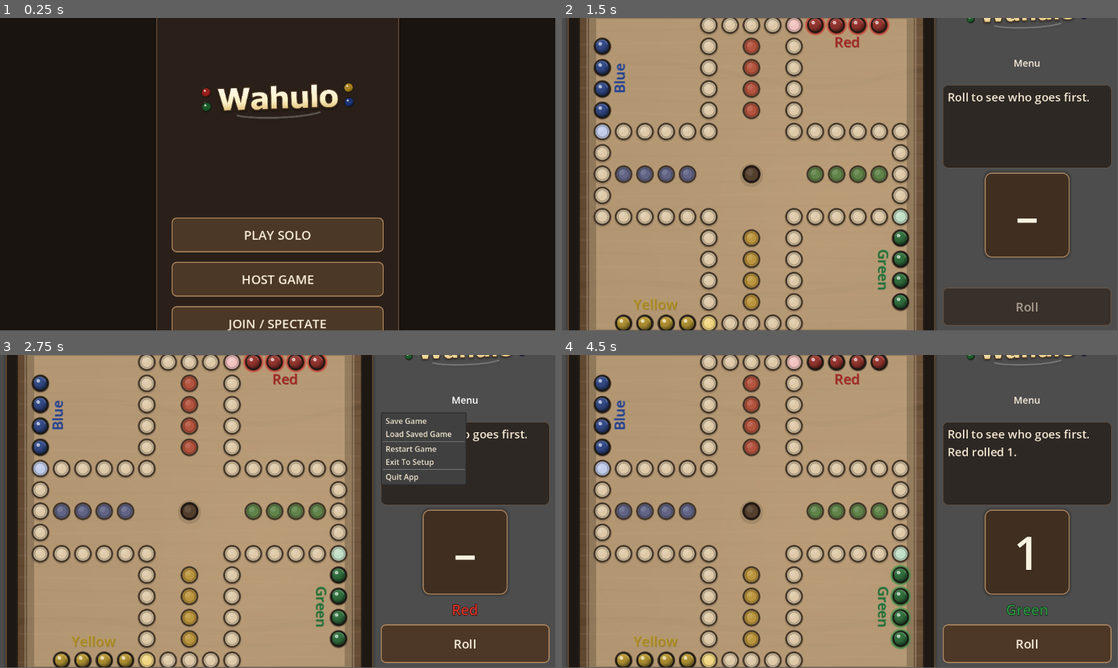
Above: before the commit, frames 1-4 (two rows, left to right).
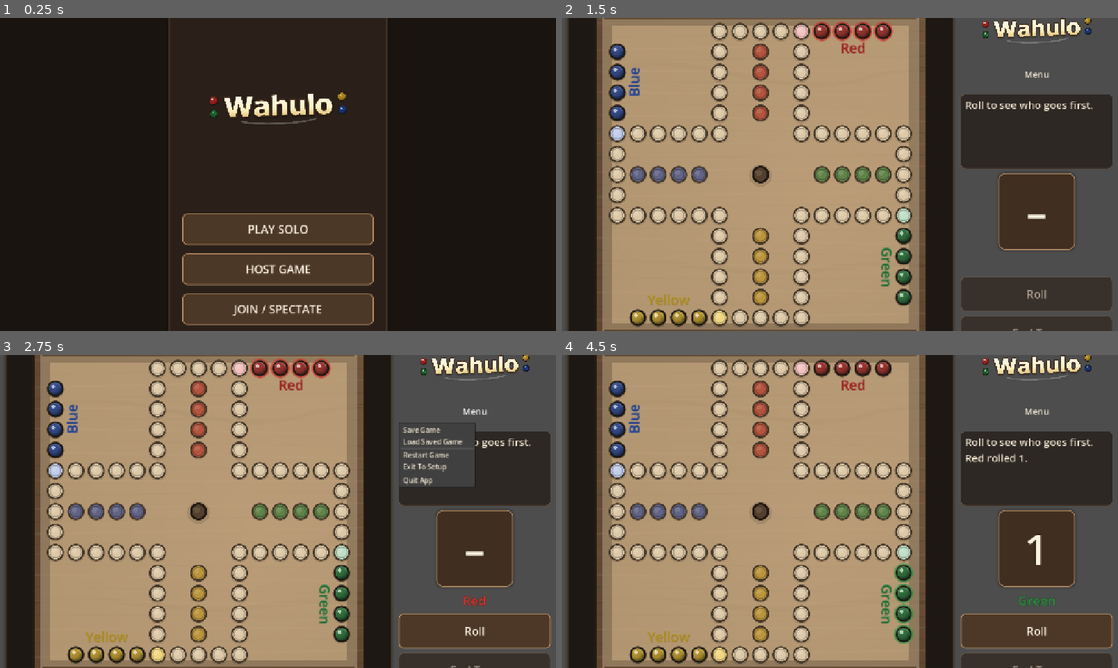
Above: after the commit, the same moments.

Repository: ItsTheMcCoy/wahoo-app
Game: Godot game, scene res://scenes/HomeScreen.tscn
The game is run twice, just before and just after one commit, with the same random seed, the same clock (stepped at 60 frames per second) and the same inputs.
Inputs (mouse positions are in pixels of both pictures, inside the frame that each line leads up to):
- Up to frame 1 (0.25 s): no input
- Up to frame 2 (1.5 s): click "PLAY SOLO" at 0.5 s; click "Start Game" at 1.25 s
- Up to frame 3 (2.75 s): click "Menu" at 2 s
- Up to frame 4 (4.5 s): click "Roll" at 2.75 s; move the mouse to (751, 511) at 3.52 s; click (751, 511) at 3.67 s; tap Enter at 4.25 s; move the mouse to (728, 527) at 4.27 s; click (728, 527) at 4.42 s
In our replay, the window is 799x449 before the commit and 800x450 after it. These sizes can differ from the game's own. Grey fills any space a smaller window leaves; there, only what the larger window draws over its background counts as a difference.

The runs differ from the first frame. In frame 1, 9.8% of the frame differs, in the area x 28-72%, y 0-100%; in frame 2, 34%; in frame 3, 35%; in frame 4, 35%, in the area x 1-99%, y 0-100%.

Commit message:
Improve mobile web UX and re-export HTML build

Diff:
--- a/godot/project.godot
+++ b/godot/project.godot
@@ -25,6 +25,13 @@
 
 Network="*res://scripts/network.gd"
 
+[display]
+
+window/size/viewport_width=1280
+window/size/viewport_height=720
+window/stretch/mode="canvas_items"
+window/stretch/aspect="expand"
+
 [rendering]
 
 renderer/rendering_method="mobile"
--- a/godot/scenes/HomeScreen.tscn
+++ b/godot/scenes/HomeScreen.tscn
@@ -113,9 +113,10 @@
 text = ""
 theme_override_colors/font_color = Color(0.90, 0.30, 0.25, 1.0)
 
-[node name="HostButtons" type="HBoxContainer" parent="HostPromptLayer/Center/HostPanel/HostContent"]
+[node name="HostButtons" type="BoxContainer" parent="HostPromptLayer/Center/HostPanel/HostContent"]
 layout_mode = 2
 theme_override_constants/separation = 12
+vertical = false
 
 [node name="HostCancelBtn" type="Button" parent="HostPromptLayer/Center/HostPanel/HostContent/HostButtons"]
 layout_mode = 2
@@ -193,9 +194,10 @@
 text = ""
 theme_override_colors/font_color = Color(0.90, 0.30, 0.25, 1.0)
 
-[node name="JoinButtons" type="HBoxContainer" parent="JoinPromptLayer/Center/JoinPanel/JoinContent"]
+[node name="JoinButtons" type="BoxContainer" parent="JoinPromptLayer/Center/JoinPanel/JoinContent"]
 layout_mode = 2
 theme_override_constants/separation = 12
+vertical = false
 
 [node name="JoinCancelBtn" type="Button" parent="JoinPromptLayer/Center/JoinPanel/JoinContent/JoinButtons"]
 layout_mode = 2
--- a/godot/scenes/Lobby.tscn
+++ b/godot/scenes/Lobby.tscn
@@ -61,10 +61,11 @@
 theme_override_font_sizes/font_size = 24
 theme_override_colors/font_color = Color(0.98, 0.92, 0.72, 1.0)
 
-[node name="HostCodeButtons" type="HBoxContainer" parent="ScrollContainer/Center/LobbyPanel/Content"]
+[node name="HostCodeButtons" type="BoxContainer" parent="ScrollContainer/Center/LobbyPanel/Content"]
 layout_mode = 2
 visible = false
 theme_override_constants/separation = 8
+vertical = false
 
 [node name="CopyCodeBtn" type="Button" parent="ScrollContainer/Center/LobbyPanel/Content/HostCodeButtons"]
 layout_mode = 2
@@ -147,9 +148,10 @@
 custom_minimum_size = Vector2(60, 48)
 text = "→"
 
-[node name="ActionRow" type="HBoxContainer" parent="ScrollContainer/Center/LobbyPanel/Content"]
+[node name="ActionRow" type="BoxContainer" parent="ScrollContainer/Center/LobbyPanel/Content"]
 layout_mode = 2
 theme_override_constants/separation = 12
+vertical = false
 
 [node name="LeaveBtn" type="Button" parent="ScrollContainer/Center/LobbyPanel/Content/ActionRow"]
 layout_mode = 2
--- a/godot/scenes/Main.tscn
+++ b/godot/scenes/Main.tscn
@@ -13,7 +13,7 @@
 grow_vertical = 2
 script = ExtResource("1_ukqg8")
 
-[node name="Root" type="HBoxContainer" parent="."]
+[node name="Root" type="BoxContainer" parent="."]
 layout_mode = 1
 anchors_preset = 15
 anchor_right = 1.0
@@ -24,6 +24,7 @@
 offset_bottom = -12.0
 grow_horizontal = 2
 grow_vertical = 2
+vertical = false
 theme_override_constants/separation = 16
 
 [node name="BoardFrame" type="PanelContainer" parent="Root"]
--- a/godot/scripts/home_screen.gd
+++ b/godot/scripts/home_screen.gd
@@ -4,6 +4,7 @@
 
 # Main buttons
 @onready var _brand_title: TextureRect  = $MainCenter/HomePanel/Content/BrandTitle
+@onready var _home_content: VBoxContainer = $MainCenter/HomePanel/Content
 @onready var _play_solo_btn: Button     = $MainCenter/HomePanel/Content/PlaySoloButton
 @onready var _host_game_btn: Button     = $MainCenter/HomePanel/Content/HostGameButton
 @onready var _join_btn: Button          = $MainCenter/HomePanel/Content/JoinButton
@@ -14,6 +15,8 @@
 @onready var _host_error: Label         = $HostPromptLayer/Center/HostPanel/HostContent/HostErrorLabel
 @onready var _host_cancel_btn: Button   = $HostPromptLayer/Center/HostPanel/HostContent/HostButtons/HostCancelBtn
 @onready var _host_create_btn: Button   = $HostPromptLayer/Center/HostPanel/HostContent/HostButtons/HostCreateBtn
+@onready var _host_buttons: BoxContainer = $HostPromptLayer/Center/HostPanel/HostContent/HostButtons
+@onready var _host_content: VBoxContainer = $HostPromptLayer/Center/HostPanel/HostContent
 
 # Join prompt
 @onready var _join_layer: Control           = $JoinPromptLayer
@@ -23,6 +26,10 @@
 @onready var _join_cancel_btn: Button       = $JoinPromptLayer/Center/JoinPanel/JoinContent/JoinButtons/JoinCancelBtn
 @onready var _join_player_btn: Button       = $JoinPromptLayer/Center/JoinPanel/JoinContent/JoinButtons/JoinAsPlayerBtn
 @onready var _join_spectator_btn: Button    = $JoinPromptLayer/Center/JoinPanel/JoinContent/JoinButtons/JoinAsSpectatorBtn
+@onready var _join_buttons: BoxContainer    = $JoinPromptLayer/Center/JoinPanel/JoinContent/JoinButtons
+@onready var _join_content: VBoxContainer   = $JoinPromptLayer/Center/JoinPanel/JoinContent
+
+var _compact_layout := false
 
 var _pending_action := ""   # "host" | "join_player" | "join_spectator"
 var _pending_name   := ""
@@ -45,7 +52,34 @@
 	_join_name_field.text_submitted.connect(func(_t): _on_join_as_player())
 
 	_apply_theme()
+	get_viewport().size_changed.connect(_on_viewport_resized)
+	_on_viewport_resized()
 	_check_deep_link()
+
+func _on_viewport_resized() -> void:
+	var viewport_size := get_viewport_rect().size
+	_compact_layout = viewport_size.x <= 760.0 or viewport_size.x < viewport_size.y * 1.04
+	_apply_responsive_layout(viewport_size)
+
+func _apply_responsive_layout(viewport_size: Vector2) -> void:
+	var home_width := minf(viewport_size.x * 0.92, 440.0)
+	_home_content.custom_minimum_size = Vector2(home_width, 0)
+	_brand_title.custom_minimum_size = Vector2(0, 250 if _compact_layout else 375)
+
+	var main_button_height := 62 if _compact_layout else 72
+	var main_button_font := 22 if _compact_layout else 26
+	for btn in [_play_solo_btn, _host_game_btn, _join_btn]:
+		btn.custom_minimum_size = Vector2(0, main_button_height)
+		btn.add_theme_font_size_override("font_size", main_button_font)
+
+	var prompt_width := minf(viewport_size.x * 0.90, 380.0)
+	_host_content.custom_minimum_size = Vector2(prompt_width, 0)
+	_join_content.custom_minimum_size = Vector2(prompt_width, 0)
+
+	_host_buttons.vertical = _compact_layout
+	_join_buttons.vertical = _compact_layout
+	_host_buttons.add_theme_constant_override("separation", 10 if _compact_layout else 12)
+	_join_buttons.add_theme_constant_override("separation", 10 if _compact_layout else 12)
 
 # --- Main button handlers ---
 
--- a/godot/scripts/lobby.gd
+++ b/godot/scripts/lobby.gd
@@ -27,10 +27,12 @@
 
 @onready var _code_value: Label               = $ScrollContainer/Center/LobbyPanel/Content/CodeRow/GameCodeValue
 @onready var _brand_title: TextureRect        = $ScrollContainer/Center/LobbyPanel/Content/BrandTitle
-@onready var _host_code_buttons: HBoxContainer = $ScrollContainer/Center/LobbyPanel/Content/HostCodeButtons
+@onready var _host_code_buttons: BoxContainer = $ScrollContainer/Center/LobbyPanel/Content/HostCodeButtons
 @onready var _copy_code_btn: Button           = $ScrollContainer/Center/LobbyPanel/Content/HostCodeButtons/CopyCodeBtn
 @onready var _copy_link_btn: Button           = $ScrollContainer/Center/LobbyPanel/Content/HostCodeButtons/CopyLinkBtn
+@onready var _host_code_buttons_row: BoxContainer = $ScrollContainer/Center/LobbyPanel/Content/HostCodeButtons
 @onready var _share_link_label: Label         = $ScrollContainer/Center/LobbyPanel/Content/ShareLinkLabel
+@onready var _content: VBoxContainer          = $ScrollContainer/Center/LobbyPanel/Content
 @onready var _seat_list: VBoxContainer        = $ScrollContainer/Center/LobbyPanel/Content/SeatList
 @onready var _spectator_count_label: Label    = $ScrollContainer/Center/LobbyPanel/Content/SpectatorCountLabel
 @onready var _host_controls_section: VBoxContainer = $ScrollContainer/Center/LobbyPanel/Content/HostControlsSection
@@ -41,6 +43,7 @@
 @onready var _chat_send_btn: Button           = $ScrollContainer/Center/LobbyPanel/Content/ChatSection/ChatInputRow/ChatSendBtn
 @onready var _start_game_btn: Button          = $ScrollContainer/Center/LobbyPanel/Content/ActionRow/StartGameBtn
 @onready var _leave_btn: Button               = $ScrollContainer/Center/LobbyPanel/Content/ActionRow/LeaveBtn
+@onready var _action_row: BoxContainer        = $ScrollContainer/Center/LobbyPanel/Content/ActionRow
 
 var _role := ""
 var _game_id := ""
@@ -50,6 +53,7 @@
 var _spectator_count := 0
 var _ai_profile_order: Array = []
 var _ai_profile_labels: Dictionary = {}
+var _compact_layout := false
 
 func _ready() -> void:
 	_role            = str(Network.ctx.get("role", "spectator"))
@@ -75,8 +79,31 @@
 	_brand_title.stretch_mode = TextureRect.STRETCH_KEEP_ASPECT_CENTERED
 
 	_apply_theme()
+	get_viewport().size_changed.connect(_on_viewport_resized)
 	_setup_ui()
 	_connect_signals()
+	_on_viewport_resized()
+
+func _on_viewport_resized() -> void:
+	var viewport_size := get_viewport_rect().size
+	_compact_layout = viewport_size.x <= 920.0 or viewport_size.x < viewport_size.y * 1.04
+	_apply_responsive_layout(viewport_size)
+
+func _apply_responsive_layout(viewport_size: Vector2) -> void:
+	var panel_width := minf(viewport_size.x * 0.96, 500.0)
+	_content.custom_minimum_size = Vector2(panel_width, 0)
+	_brand_title.custom_minimum_size = Vector2(0, 150 if _compact_layout else 195)
+
+	_host_code_buttons_row.vertical = _compact_layout
+	_host_code_buttons_row.add_theme_constant_override("separation", 8)
+	_action_row.vertical = _compact_layout
+	_action_row.add_theme_constant_override("separation", 10 if _compact_layout else 12)
+
+	var action_height := 54 if _compact_layout else 60
+	_leave_btn.custom_minimum_size = Vector2(100, action_height)
+	_start_game_btn.custom_minimum_size = Vector2(0, action_height)
+	_chat_log.custom_minimum_size = Vector2(0, 148 if _compact_layout else 192)
+	_chat_send_btn.custom_minimum_size = Vector2(74 if _compact_layout else 60, 48)
 
 func _normalize_profile_name(name: String) -> String:
 	return name.strip_edges().to_lower()
--- a/godot/scripts/main.gd
+++ b/godot/scripts/main.gd
@@ -19,6 +19,8 @@
 const MENU_RESTART_GAME := 2
 const MENU_EXIT_TO_SETUP := 3
 const MENU_QUIT_APP := 4
+const COMPACT_LAYOUT_BREAKPOINT := 980.0
+const COMPACT_LAYOUT_ASPECT_THRESHOLD := 1.12
 
 # Profile keys in easiest→hardest order for builtin profiles.
 const BUILTIN_PROFILE_ORDER := [
@@ -43,7 +45,9 @@
 @onready var _die_label: Label = $Root/SidePanel/DieFrame/DieLabel
 @onready var _game_menu_button: MenuButton = $Root/SidePanel/GameMenuButton
 @onready var _board_frame: PanelContainer = $Root/BoardFrame
+@onready var _root_container: BoxContainer = $Root
 @onready var _side_panel: VBoxContainer = $Root/SidePanel
+@onready var _side_spacer: Control = $Root/SidePanel/Spacer
 @onready var _die_frame: PanelContainer = $Root/SidePanel/DieFrame
 @onready var _board = $Root/BoardFrame/BoardView
 @onready var _side_panel_title: TextureRect = $Root/SidePanel/GameTitle
@@ -60,6 +64,7 @@
 @onready var _win_subtitle: Label = $WinOverlay/WinPanel/WinContent/WinSubtitle
 @onready var _new_game_button: Button = $WinOverlay/WinPanel/WinContent/NewGameButton
 @onready var _setup_overlay: ColorRect = $SetupOverlay
+@onready var _setup_panel: PanelContainer = $SetupOverlay/SetupPanel
 @onready var _setup_brand_title: TextureRect = $SetupOverlay/SetupPanel/SetupContent/BrandTitle
 @onready var _start_button: Button = $SetupOverlay/SetupPanel/SetupContent/StartButton
 @onready var _seat_option_0: OptionButton = $SetupOverlay/SetupPanel/SetupContent/Seat0Row/Seat0Option
@@ -95,6 +100,7 @@
 var _starting_phase := false
 var _awaiting_human_starting_roll := false
 var _is_multiplayer := false
+var _compact_layout := false
 var _mp_role := ""     # "host" | "player" | "spectator"
 var _mp_my_seat := -1
 var _mp_waiting_for_opening_roll := false
@@ -118,6 +124,8 @@
 	_populate_dropdowns()
 	_wire_setup_inputs()
 	_refresh_setup_name_fields()
+	get_viewport().size_changed.connect(_on_viewport_resized)
+	_on_viewport_resized()
 	_board.modulate = Color(1.0, 1.0, 1.0, 0.96)
 	_status.scroll_following = true
 	_chat_section.visible = false
@@ -516,6 +524,66 @@
 			field.visible = false
 			field.text = ""
 
+func _on_viewport_resized() -> void:
+	var viewport_size := get_viewport_rect().size
+	var compact := viewport_size.x <= COMPACT_LAYOUT_BREAKPOINT or viewport_size.x < viewport_size.y * COMPACT_LAYOUT_ASPECT_THRESHOLD
+	_compact_layout = compact
+	_apply_responsive_layout(viewport_size)
+
+func _apply_responsive_layout(viewport_size: Vector2) -> void:
+	_root_container.vertical = _compact_layout
+	_root_container.add_theme_constant_override("separation", 12 if _compact_layout else 16)
+
+	_side_panel.custom_minimum_size = Vector2(0, 0) if _compact_layout else Vector2(350, 0)
+	_side_panel.size_flags_horizontal = Control.SIZE_EXPAND_FILL if _compact_layout else Control.SIZE_SHRINK_BEGIN
+	_side_panel.size_flags_vertical = Control.SIZE_FILL
+
+	_board_frame.size_flags_stretch_ratio = 1.0 if _compact_layout else 3.0
+	_side_spacer.visible = not _compact_layout
+	_side_panel_title.visible = not _compact_layout
+
+	_game_menu_button.custom_minimum_size = Vector2(0, 48 if _compact_layout else 52)
+	_game_menu_button.add_theme_font_size_override("font_size", 18 if _compact_layout else 20)
+
+	_status.custom_minimum_size = Vector2(0, 108 if _compact_layout else 172)
+	_status.add_theme_font_size_override("normal_font_size", 18 if _compact_layout else 24)
+
+	_die_frame.custom_minimum_size = Vector2(112, 112) if _compact_layout else Vector2(152, 152)
+	_die_label.custom_minimum_size = _die_frame.custom_minimum_size
+	_die_label.add_theme_font_size_override("font_size", 74 if _compact_layout else 96)
+	_turn_label.add_theme_font_size_override("font_size", 24 if _compact_layout else 30)
+
+	_roll_button.custom_minimum_size = Vector2(0, 64 if _compact_layout else 80)
+	_end_turn_button.custom_minimum_size = Vector2(0, 64 if _compact_layout else 80)
+	_roll_button.add_theme_font_size_override("font_size", 22 if _compact_layout else 26)
+	_end_turn_button.add_theme_font_size_override("font_size", 22 if _compact_layout else 26)
+
+	if _chat_section.visible:
+		_chat_log.custom_minimum_size = Vector2(0, 100 if _compact_layout else 150)
+
+	var setup_size := Vector2(
+		minf(viewport_size.x * 0.94, 560.0),
+		minf(viewport_size.y * 0.92, 600.0)
+	)
+	_setup_panel.offset_left = -setup_size.x * 0.5
+	_setup_panel.offset_right = setup_size.x * 0.5
+	_setup_panel.offset_top = -setup_size.y * 0.5
+	_setup_panel.offset_bottom = setup_size.y * 0.5
+
+	var win_panel := $WinOverlay/WinPanel as PanelContainer
+	if win_panel != null:
+		var win_size := Vector2(
+			minf(viewport_size.x * 0.86, 420.0),
+			minf(viewport_size.y * 0.56, 320.0)
+		)
+		win_panel.offset_left = -win_size.x * 0.5
+		win_panel.offset_right = win_size.x * 0.5
+		win_panel.offset_top = -win_size.y * 0.5
+		win_panel.offset_bottom = win_size.y * 0.5
+
+	_setup_brand_title.custom_minimum_size = Vector2(0, 140 if _compact_layout else 204)
+	_win_brand_title.custom_minimum_size = Vector2(0, 112 if _compact_layout else 162)
+
 func _on_start_pressed() -> void:
 	var opts := _seat_options()
 	var fields := _seat_name_fields()
Not shown, changed: godot/build/web/index.html
Not shown, changed: godot/build/web/index.pck
Not shown, changed: godot/custom_html_shell.html
